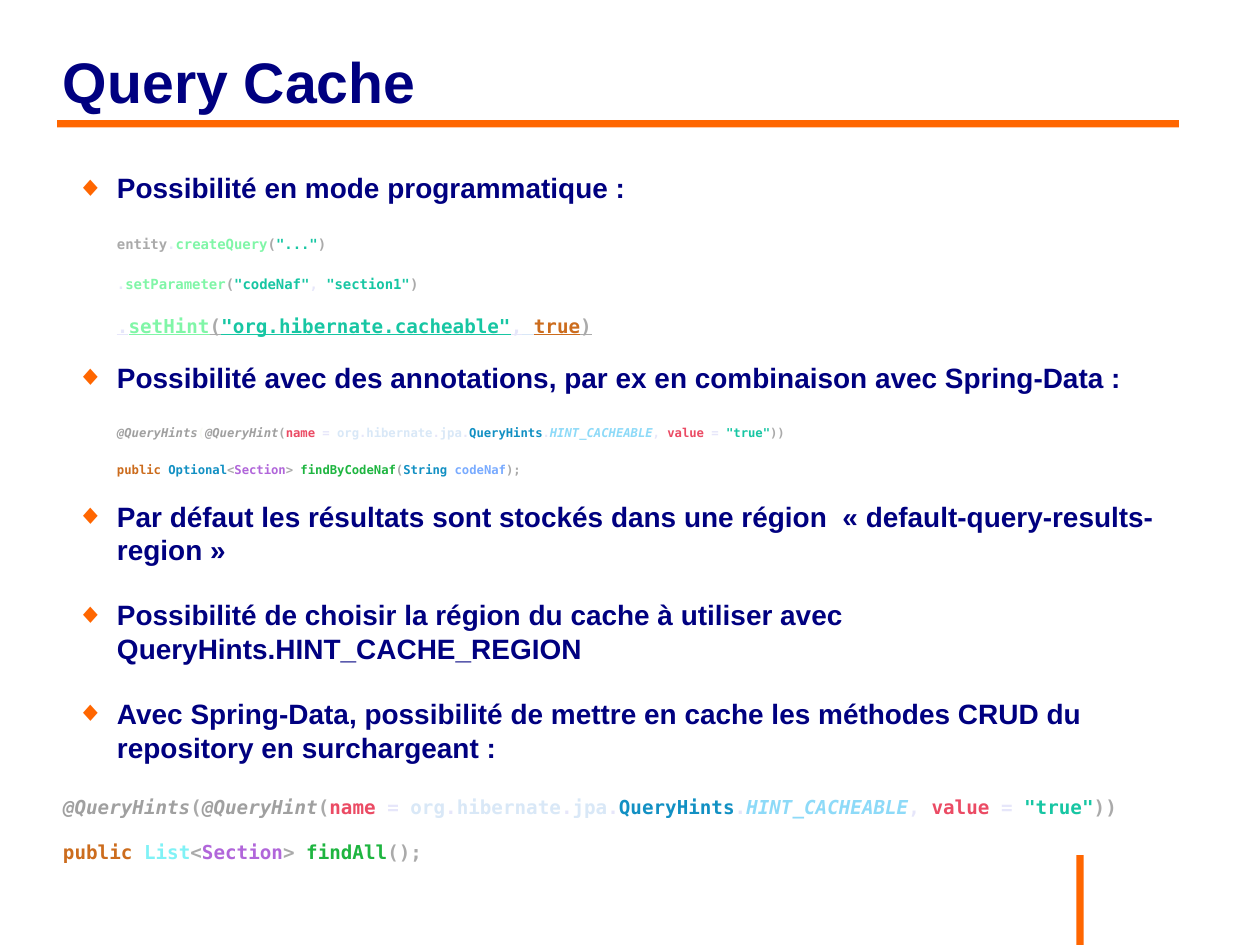
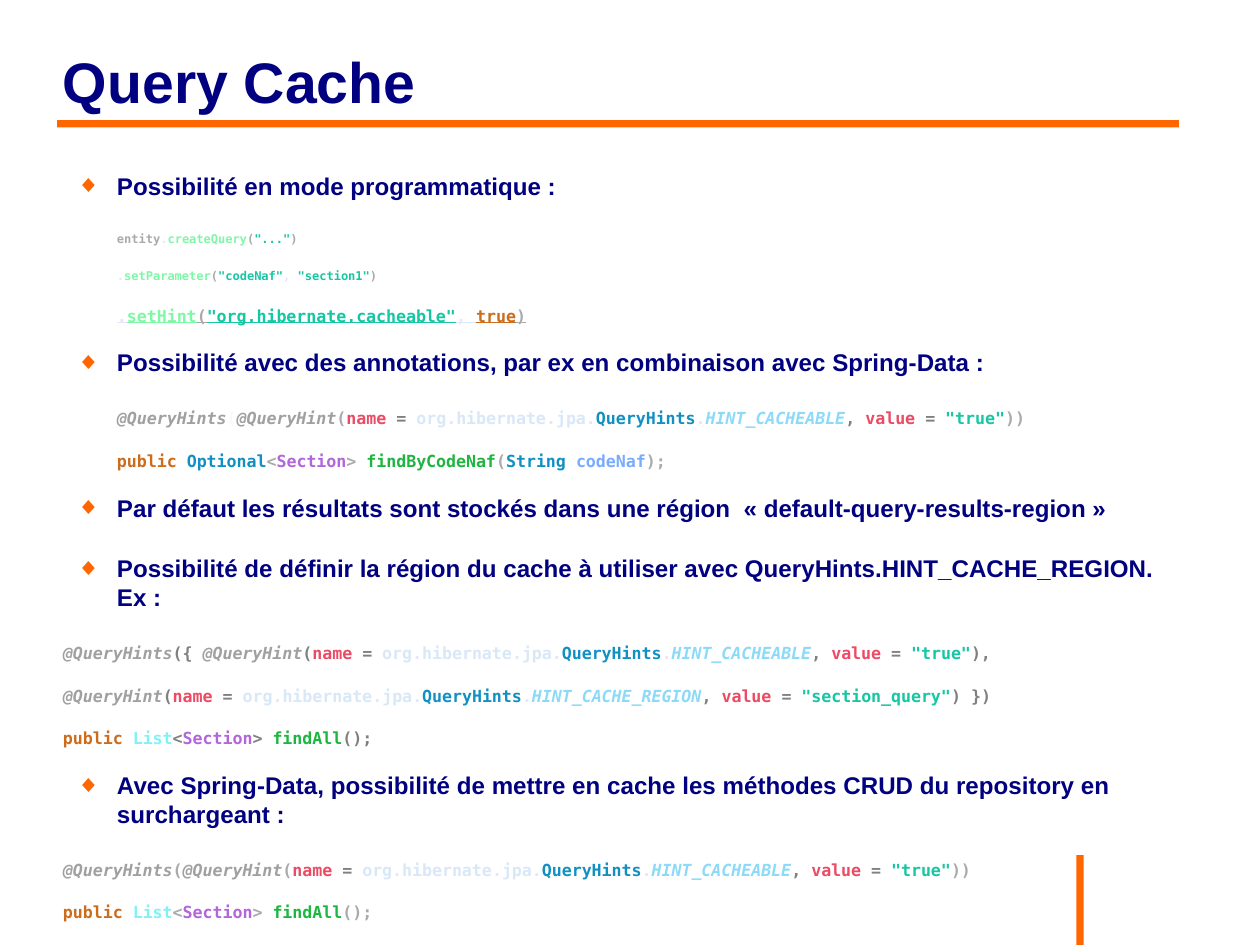
Before and after one commit to philphils/formation-hibernate-avancee, a slide deck: slide 64 of Documentation/diapo_formation_hibernate_avancee.odp (slide 63 before the commit). Drawn at 1260x945 pixels with LibreOffice and Linux fonts; fonts in the diff are those of the drawing; background and template pictures are left out. Boxes give left, top, right and bottom in pixels: in the first picture for what was removed or moved away, otherwise in the second. Text is boxed around its words. In the diff, an @@ line names an element or a change of style, - is before the commit and + after.

```diff
--- a/Documentation/diapo_formation_hibernate_avancee.odp
+++ b/Documentation/diapo_formation_hibernate_avancee.odp
@@ text at (63, 177, 1109, 922): size 17.6 to 15.2 pt in "Possibilité en mode programmatique :", "Possibilité avec des annotations, par ex en ...", "Par défaut les résultats sont stockés dans ...", "Avec Spring-Data, possibilité de mettre en cache ..."; size 8.8 to 7.6 pt in "entity.createQuery("...")", ".setParameter("codeNaf", "section1")"; size 12.1 to 10.4 pt in ".setHint("org.hibernate.cacheable", true)", "@QueryHints(@QueryHint(name = org.hibernate.jpa.QueryHints.H ...", "public List<Section> findAll();"; size 7.7 to 10.4 pt in "@QueryHints(@QueryHint(name = org.hibernate.jpa.QueryHints.H ...", "public Optional<Section> findByCodeNaf(String codeNaf);"; text colour #E6E6FA to #808080 in "= org.hibernate.jpa.QueryHints.HINT_CACHEABLE, =", "= org.hibernate.jpa.QueryHints.HINT_CACHEABLE, =" @@
@@ text at (63, 559, 1153, 748): text changed; size 17.6 to 10.4 pt; font Arial to DejaVu Sans Mono @@
-◆ Possibilité de choisir la région du cache à utiliser avec QueryHints.HINT_CACHE_REGION
+◆ Possibilité de définir la région du cache à utiliser avec QueryHints.HINT_CACHE_REGION. Ex :
+@QueryHints({ @QueryHint(name = org.hibernate.jpa.QueryHints.HINT_CACHEABLE, value = "true"),
+@QueryHint(name = org.hibernate.jpa.QueryHints.HINT_CACHE_REGION, value = "section_query") })
+public List<Section> findAll();
```
Also in this commit, not shown: 9 other slides changed, 1 slide added, 7 other files.
